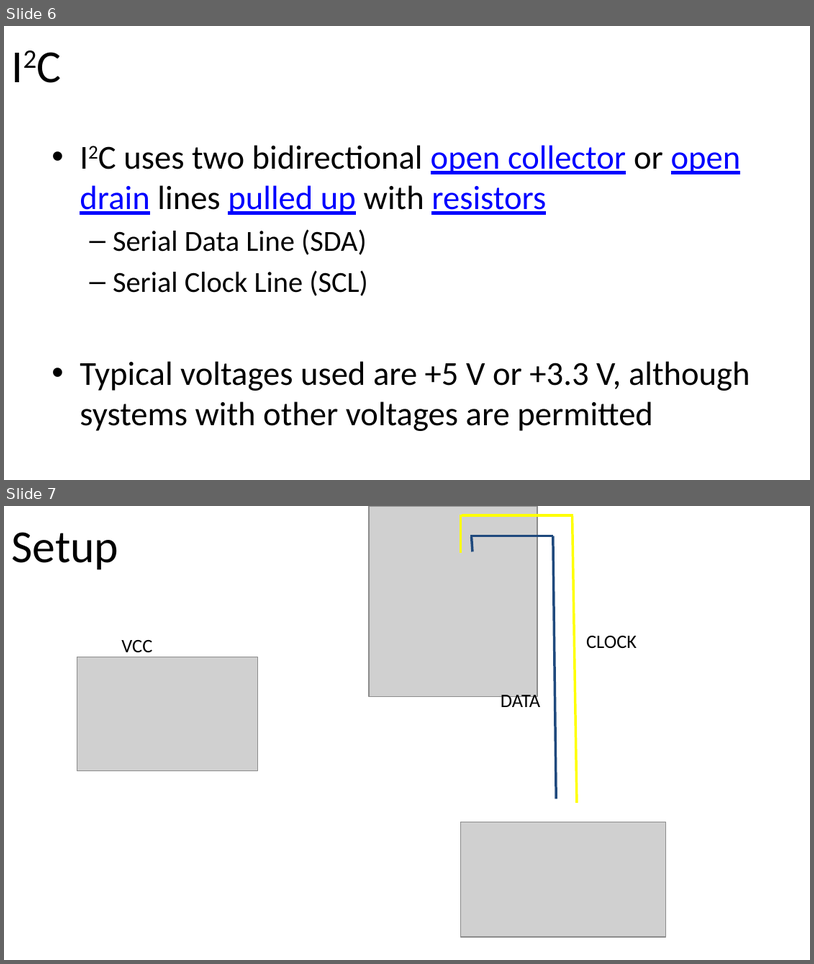
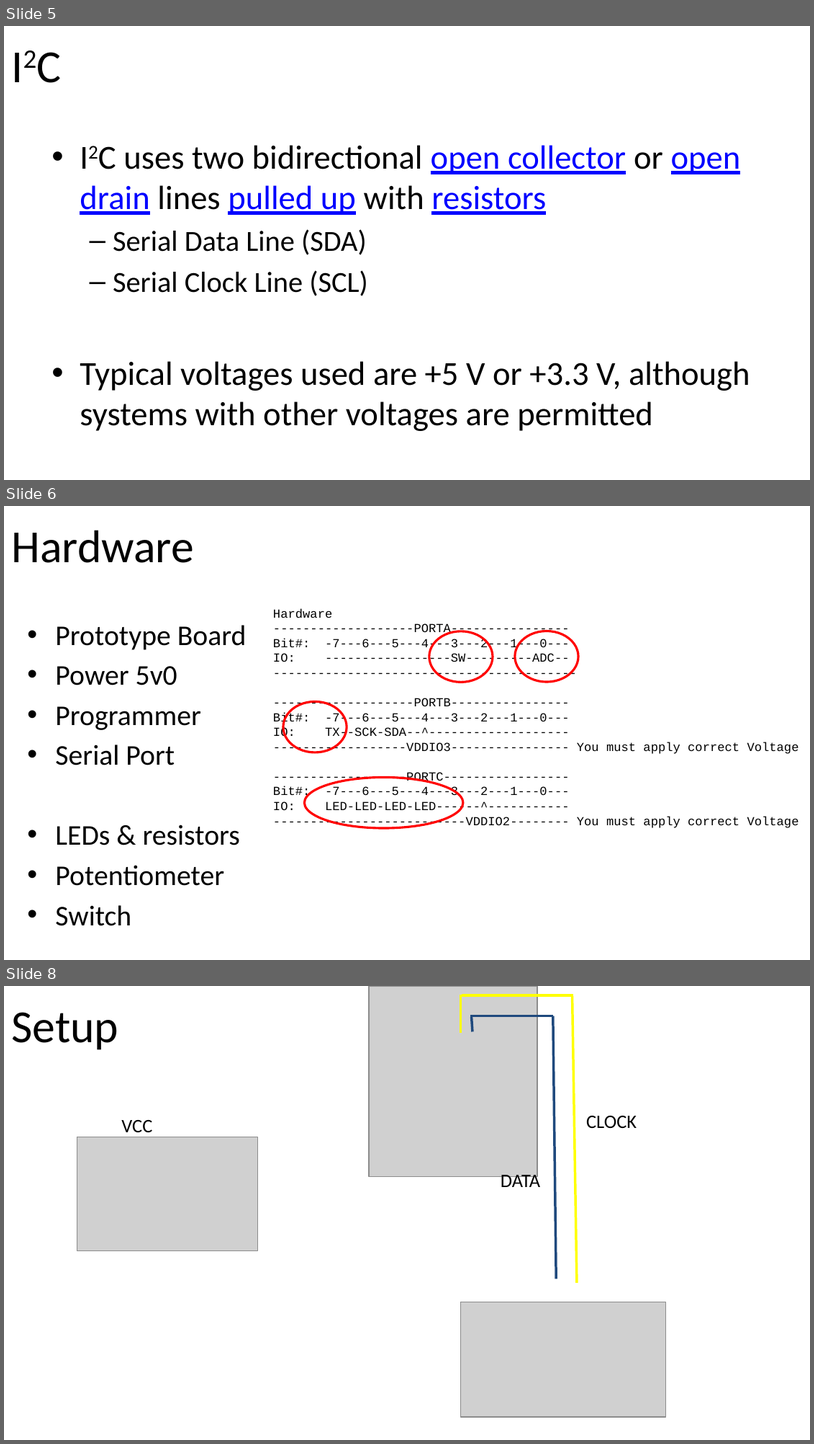
Before and after one commit to GreatCowBASIC/Demonstration_Sources, a slide deck: Vendor_Boards/Great_Cow_Basic_Demo_Board/18Fx6q20_ChipRange_Demonstrations/tutorials/GCBASIC_Part11.pptx. Shown one above the other, each under a label of ours: slides 6 and 7 before the commit, slides 5, 6 and 8 after it; the slides between them are not shown. The pictures are 814x964 and 814x1444 pixels, drawn with LibreOffice and Linux fonts; fonts in the diff are those of the drawing; grey boxes stand for pictures. Boxes give left, top, right and bottom in pixels: in the first picture for what was removed or moved away, otherwise in the second. Text is boxed around its words. In the diff, an @@ line names an element or a change of style, - is before the commit and + after.

```diff
--- a/Vendor_Boards/Great_Cow_Basic_Demo_Board/18Fx6q20_ChipRange_Demonstrations/tutorials/GCBASIC_Part11.pptx
+++ b/Vendor_Boards/Great_Cow_Basic_Demo_Board/18Fx6q20_ChipRange_Demonstrations/tutorials/GCBASIC_Part11.pptx
@@ slide 6 added at (x1=4, y1=506, x2=810, y2=960), background #FFFFFF @@
@@ title added at (x1=11, y1=530, x2=194, y2=563), 41 pt, text #000000 @@
+Hardware
@@ text added at (x1=273, y1=608, x2=800, y2=829), 11 pt, text #000000 @@
+Hardware
+-------------------PORTA----------------
+Bit#: -7---6---5---4---3---2---1---0---
+IO: -----------------SW---------ADC--
+-----------------------------------------
+-------------------PORTB----------------
+Bit#: -7---6---5---4---3---2---1---0---
+IO: TX--SCK-SDA--^-------------------
+------------------VDDIO3---------------- You must apply correct Voltage
+------------------PORTC-----------------
+Bit#: -7---6---5---4---3---2---1---0---
+IO: LED-LED-LED-LED------^-----------
+--------------------------VDDIO2-------- You must apply correct Voltage
@@ text added at (x1=55, y1=625, x2=247, y2=926), 25.5 pt, text #000000 @@
+• Prototype Board
+• Power 5v0
+• Programmer
+• Serial Port
+• LEDs & resistors
+• Potentiometer
+• Switch
@@ ellipse added at (x1=430, y1=631, x2=494, y2=682), outline #FF0000 2 pt @@
@@ ellipse added at (x1=515, y1=631, x2=579, y2=682), outline #FF0000 2 pt @@
@@ ellipse added at (x1=283, y1=701, x2=347, y2=752), outline #FF0000 2 pt @@
@@ ellipse added at (x1=305, y1=777, x2=463, y2=828), outline #FF0000 2 pt @@
@@ what was slide 6 is now slide 5 @@
@@ what was slide 7 is now slide 8 @@
```
Also in this commit, not shown: 5 slides changed, 31 other files.
